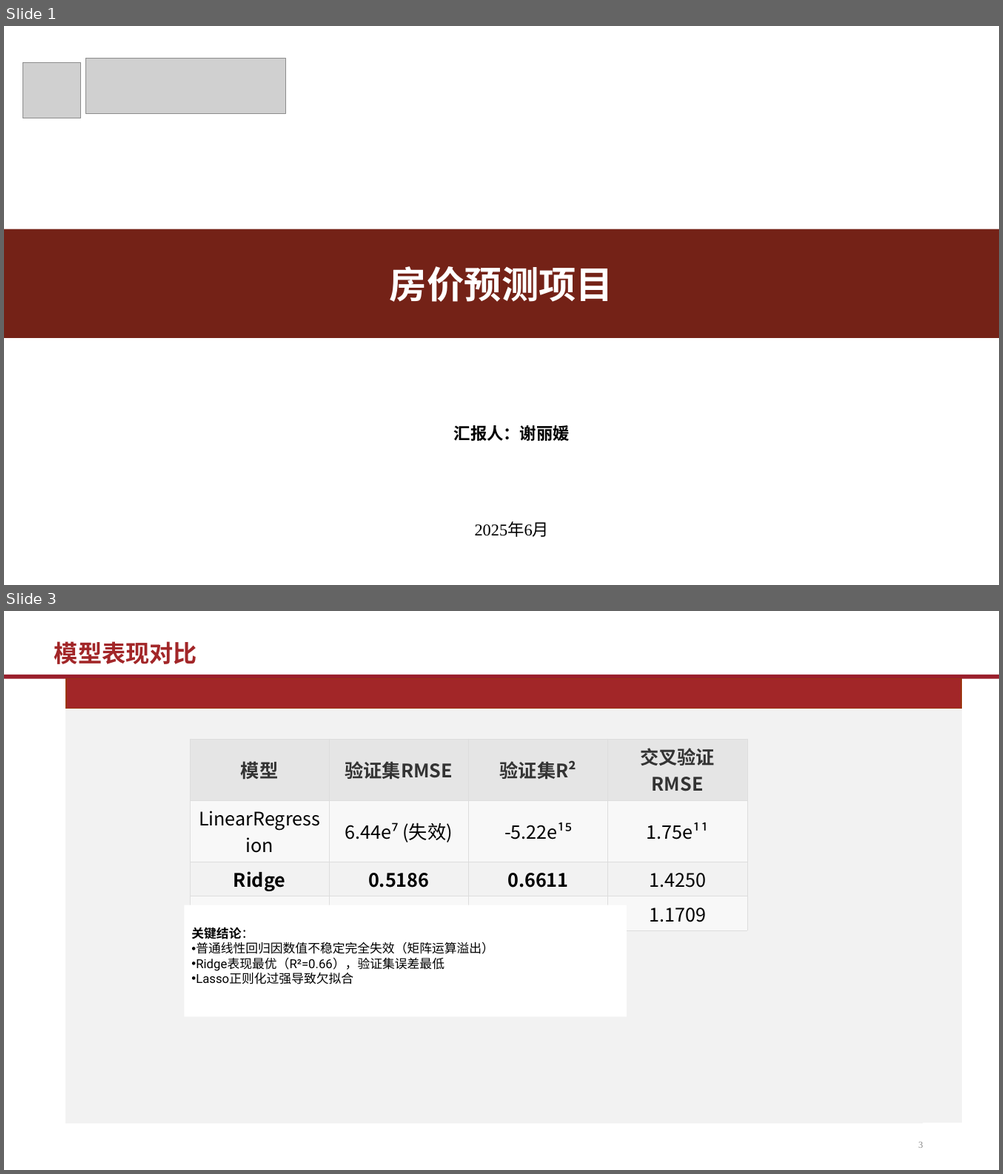
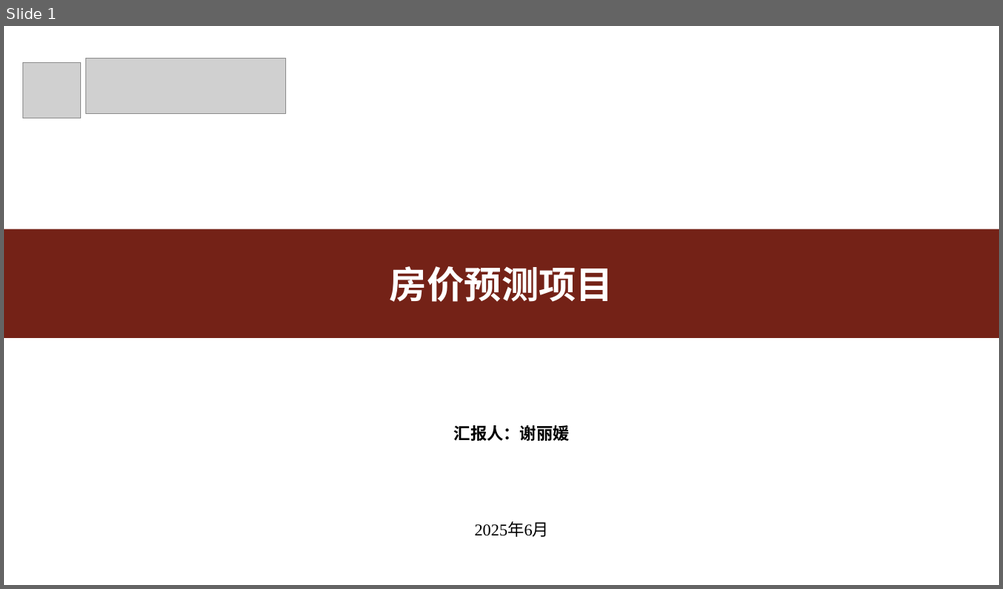
Before and after one commit to Quant-of-Renmin-University/QuantEcon2025_RUC, a slide deck: Homework/math/2022202763/FinalExam_slides_2022202763.pptx. Shown one above the other, each under a label of ours: slides 1 and 3 before the commit, slide 1 after it; the slides between them are not shown. The pictures are 1003x1174 and 1003x589 pixels, drawn with LibreOffice and Linux fonts; fonts in the diff are those of the drawing; grey boxes stand for pictures; background and template pictures are left out. Boxes give left, top, right and bottom in pixels: in the first picture for what was removed or moved away, otherwise in the second. Text is boxed around its words. In the diff, an @@ line names an element or a change of style, - is before the commit and + after.

```diff
--- a/Homework/math/2022202763/FinalExam_slides_2022202763.pptx
+++ b/Homework/math/2022202763/FinalExam_slides_2022202763.pptx
@@ slide 3 removed at bbox=[4, 611, 999, 1170], background #FFFFFF @@
@@ title removed at bbox=[54, 641, 197, 664] @@
-模型表现对比
@@ rectangle removed at bbox=[4, 675, 999, 679] @@
@@ rectangle removed at bbox=[66, 679, 961, 709] @@
@@ rectangle removed at bbox=[66, 709, 961, 1124] @@
@@ table removed at bbox=[190, 739, 748, 930], 4 rows, 4 columns @@
-模型 | 验证集RMSE | 验证集R² | 交叉验证RMSE
-LinearRegression | 6.44e⁷ (失效) | -5.22e¹⁵ | 1.75e¹¹
-Ridge | 0.5186 | 0.6611 | 1.4250
-Lasso | 0.7881 | 0.2176 | 1.1709
@@ picture removed at bbox=[464, 882, 539, 900] @@
@@ rectangle removed at bbox=[66, 915, 922, 1124] @@
@@ rectangle removed at bbox=[184, 905, 626, 1017] @@
-关键结论：
-• 普通线性回归因数值不稳定完全失效（矩阵运算溢出）
-• Ridge表现最优（R²=0.66），验证集误差最低
-• Lasso正则化过强导致欠拟合
@@ page number removed at bbox=[918, 1142, 922, 1148] @@
-3
```
Also in this commit, not shown: 2 slides changed, 3 slides added, 2 other slides removed.
